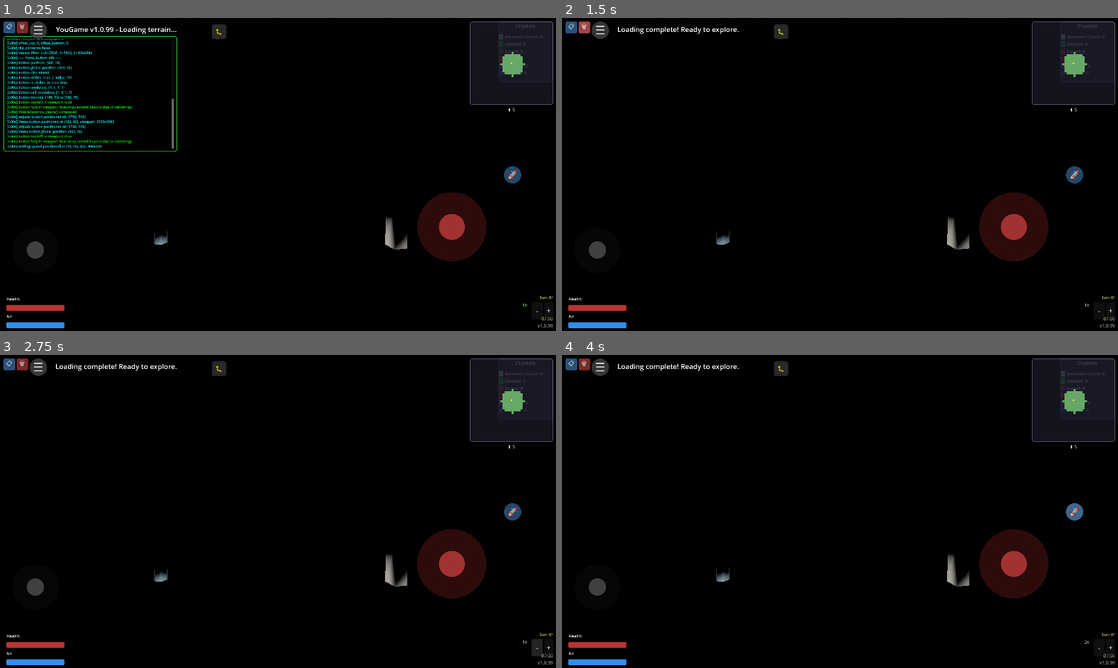
Above: before the commit, frames 1-4 (two rows, left to right).
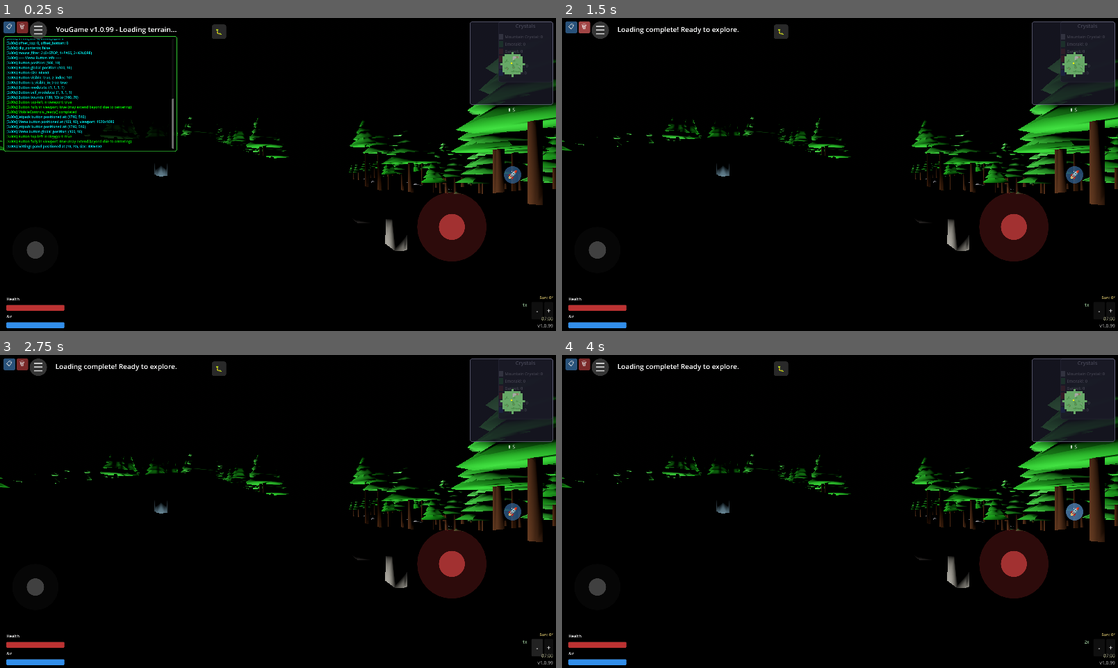
Above: after the commit, the same moments.

Repository: felix-dieterle/YouGame_godot4_public
Game: Godot game, scene res://scenes/main.tscn
The game is run twice, just before and just after one commit, with the same random seed, the same clock (stepped at 60 frames per second) and the same inputs.
Inputs:
- Up to frame 1 (0.25 s): no input
- Up to frame 2 (1.5 s): click "📋" at 0.5 s; click "🗑" at 1.25 s
- Up to frame 3 (2.75 s): click "-" at 2 s
- Up to frame 4 (4 s): click "+" at 2.75 s; click "🚀" at 3.5 s

The runs differ from the first frame. In frame 1, 5.2% of the frame differs, in the area x 0-100%, y 12-75%; in frame 2, 5.3%; in frame 3, 5.3%; in frame 4, 5.3%.
Error before the commit: Parse Error: Could not preload resource script "res://scripts/procedural_models.gd". (res://scripts/chunk.gd:25)

Commit message:
Fix indentation in create_gravel_material() - use spaces not tabs
Co-authored-by: felix-dieterle <1490062+felix-dieterle@users.noreply.github.com>

Diff:
--- a/scripts/procedural_models.gd
+++ b/scripts/procedural_models.gd
@@ -863,13 +863,13 @@
 
 ## Create a material for gravel/pebbles
 static func create_gravel_material() -> StandardMaterial3D:
-	var material = StandardMaterial3D.new()
-	material.vertex_color_use_as_albedo = true
-	material.shading_mode = BaseMaterial3D.SHADING_MODE_PER_PIXEL
-	material.specular_mode = BaseMaterial3D.SPECULAR_DISABLED
-	material.roughness = 0.95  # Gravel/pebbles are very rough
-	material.cull_mode = BaseMaterial3D.CULL_BACK
-	return material
+    var material = StandardMaterial3D.new()
+    material.vertex_color_use_as_albedo = true
+    material.shading_mode = BaseMaterial3D.SHADING_MODE_PER_PIXEL
+    material.specular_mode = BaseMaterial3D.SPECULAR_DISABLED
+    material.roughness = 0.95  # Gravel/pebbles are very rough
+    material.cull_mode = BaseMaterial3D.CULL_BACK
+    return material
 
 ## Create a simple wooden fence post mesh
 static func create_fence_post_mesh(seed_val: int = 0) -> ArrayMesh:
